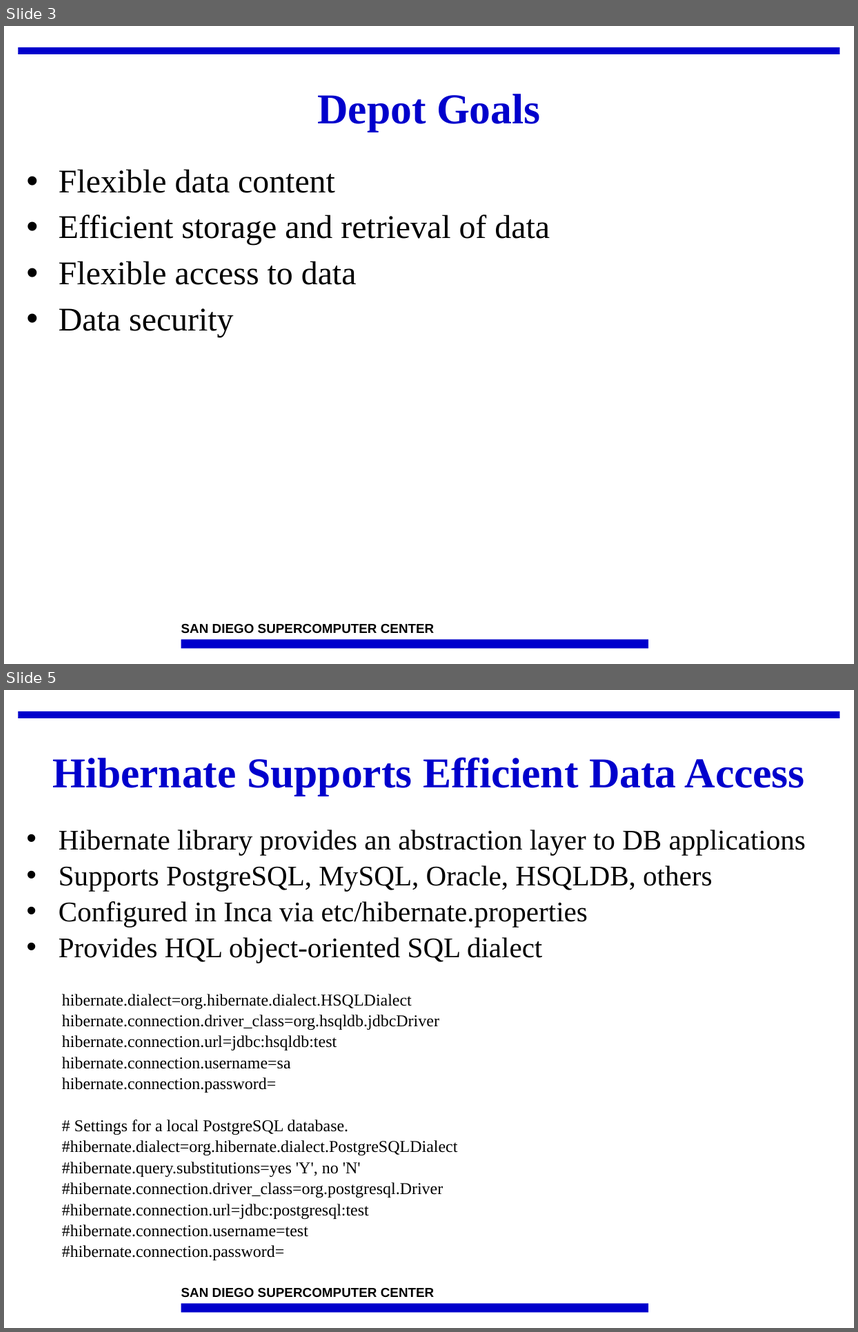
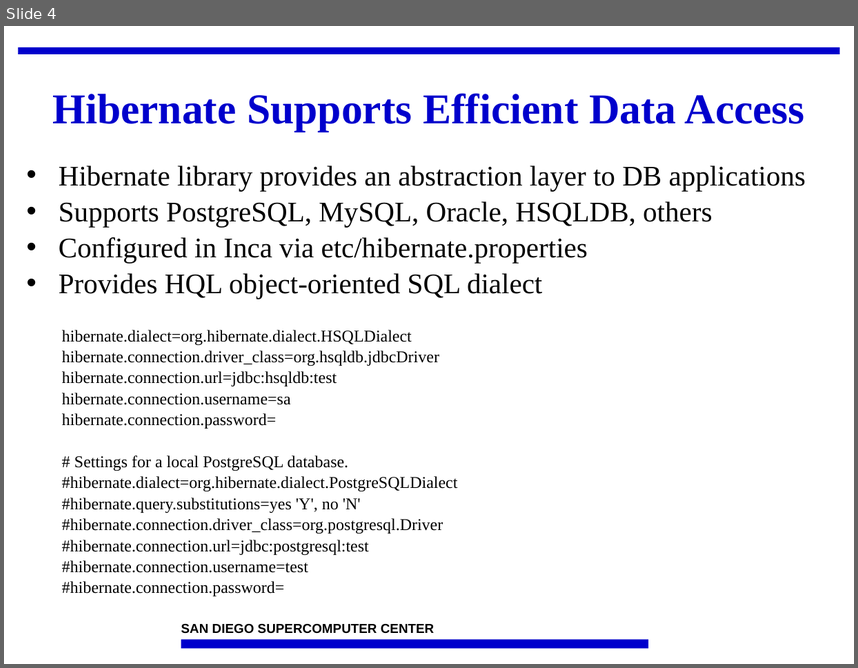
Before and after one commit to IncaProject/inca-xsede, a slide deck: talks/2008workshop/depot.ppt. Shown one above the other, each under a label of ours: slides 3 and 5 before the commit, slide 4 after it; the slides between them are not shown. The pictures are 858x1332 and 858x668 pixels, drawn with LibreOffice and Linux fonts; fonts in the diff are those of the drawing; background and template pictures are left out. Boxes give left, top, right and bottom in pixels: in the first picture for what was removed or moved away, otherwise in the second. Text is boxed around its words. In the diff, an @@ line names an element or a change of style, - is before the commit and + after.

```diff
--- a/talks/2008workshop/depot.ppt
+++ b/talks/2008workshop/depot.ppt
@@ slide 3 removed at bbox=[4, 26, 854, 664], background #FFFFFF; not listed: 3 template elements that a slide beside it also shows @@
@@ title removed at bbox=[317, 94, 540, 131] @@
-Depot Goals
@@ text removed at bbox=[59, 169, 550, 337] @@
-• Flexible data content
-• Efficient storage and retrieval of data
-• Flexible access to data
-• Data security
@@ what was slide 5 is now slide 4 @@
```
Also in this commit, not shown: 5 slides changed, 2 slides added, 1 other slide removed.
